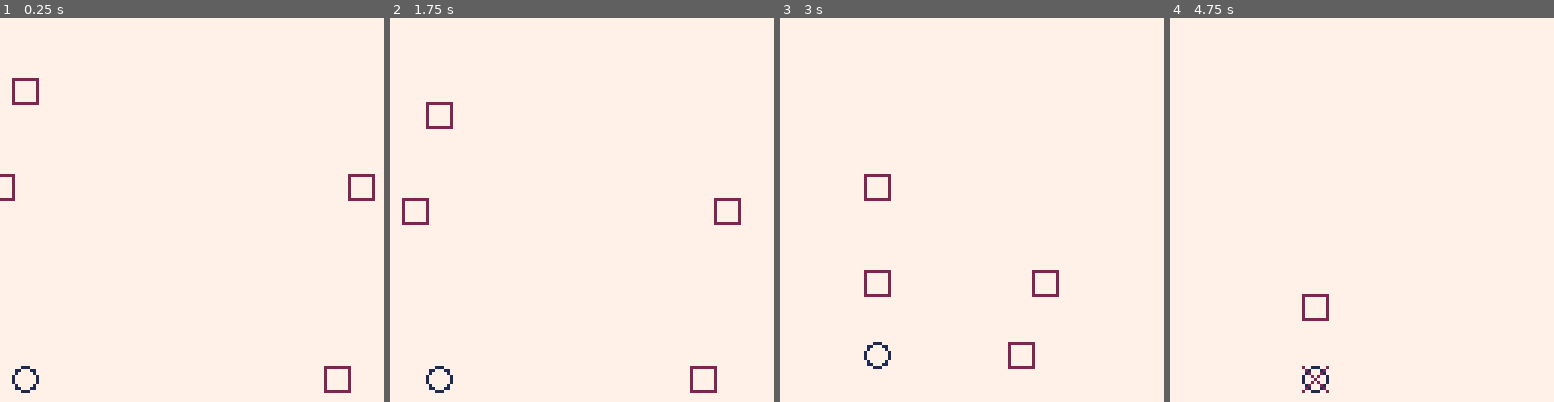
Above: before the commit, frames 1-4 (left to right).
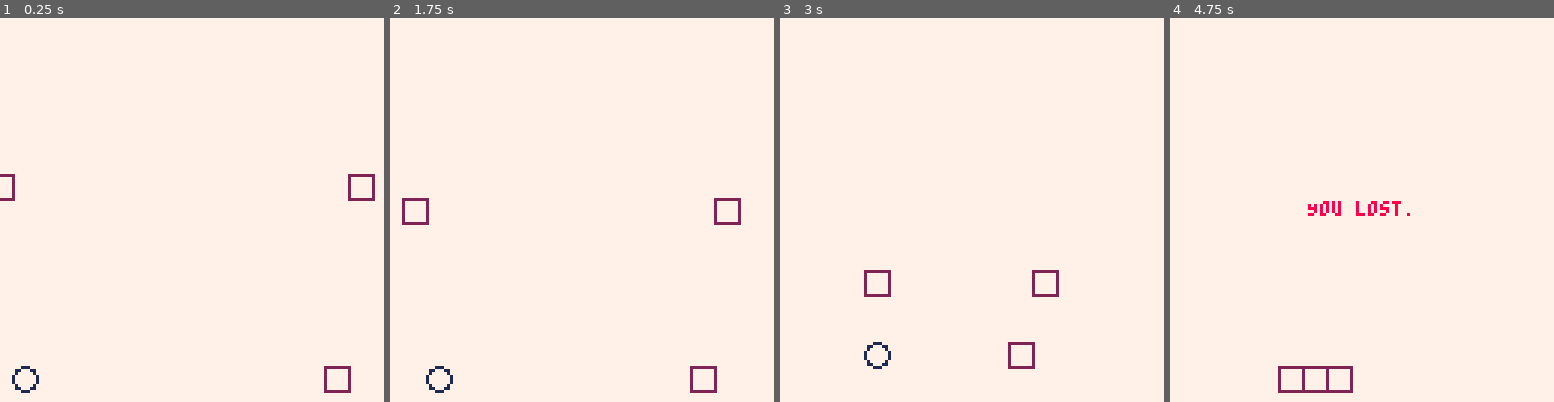
Above: after the commit, the same moments.

Repository: metageek/time-twister
Game: PICO-8 cartridge pico-8/tt.p8
The game is run twice, just before and just after one commit, with the same random seed, the same clock (stepped at 60 frames per second) and the same inputs.
Inputs:
- Up to frame 1 (0.25 s): no input
- Up to frame 2 (1.75 s): hold Right from 1.6 s (still down)
- Up to frame 3 (3 s): release Right at 2.1 s; hold Up 2.15-2.42 s; hold Right from 2.47 s (still down)
- Up to frame 4 (4.75 s): release Right at 3.03 s; hold Left 3.08-3.58 s; hold Down 3.63-3.97 s; hold Right 4.02-4.68 s; hold Up from 4.73 s (still down)

The runs differ from the first frame. In frame 1, 0.2% of the frame differs, in the area x 3-11%, y 15-23%; in frame 2, 0.2%; in frame 3, 0.2%; in frame 4, 1.2%, in the area x 28-63%, y 47-98%.

Commit message:
Win/lose detection

Diff:
--- a/pico-8/tt.lua
+++ b/pico-8/tt.lua
@@ -1,7 +1,16 @@
+function say(s)
+   print(s, 64 - (#s*2), 61, 8)
+end
+
 function mkPlayer()
    local p = {}
    p.x = rndCoord()
    p.y = rndCoord()
+
+   -- 0: running
+   -- 1: won
+   -- 2: lost
+   p.state = 0
 
    p.dx = function ()
       if btnp(1)
@@ -26,6 +35,10 @@
       end
    end
    p.update = function()
+      if p.state ~= 0
+      then return false
+      end
+
       local dx = p.dx()
       local dy = p.dy()
       p.x += dx
@@ -34,7 +47,26 @@
    end
 
    p.draw = function()
-      circ(p.x, p.y, 4, 1)
+      if p.state == 0
+      then circ(p.x, p.y, 4, 1)
+      elseif p.state == 1
+      then say("You won!")
+      else say("You lost.")
+      end
+   end
+
+   p.win = function()
+      if p.state == 0
+      then
+         p.state = 1
+      end
+   end
+
+   p.lose = function()
+      if p.state == 0
+      then
+         p.state = 2
+      end
    end
 
    return p
@@ -96,22 +128,28 @@
 function mkSwarm(n)
    local swarm = { robots={} }
 
-   for i=0,n
+   swarm.numLeft = n
+
+   for i=1,n
    do
       swarm.robots[i] = mkRobot()
    end
 
    swarm.update = function()
-      for i=0,n
+      for i=1,n
       do
          swarm.robots[i].update()
       end
       crashed = {}
-      for i=0,n
+      for i=1,n
       do
+         if swarm.robots[i].exists and swarm.robots[i].collides(player)
+         then
+            player.lose()
+         end
          for j=i+1,n
          do
-            if swarm.robots[i].collides(swarm.robots[j])
+            if swarm.robots[i].exists and swarm.robots[i].collides(swarm.robots[j])
             then
                crashed[#crashed + 1] = i
                crashed[#crashed + 1] = j
@@ -120,12 +158,21 @@
       end
       for i, r in ipairs(crashed)
       do
-         swarm.robots[r].exists = false
+         if swarm.robots[r].exists
+         then
+            swarm.numLeft -= 1
+            swarm.robots[r].exists = false
+         end
+      end
+
+      if swarm.numLeft == 0
+      then
+         player.win()
       end
    end
 
    swarm.draw = function()
-      for i=0,n
+      for i=1,n
       do
          swarm.robots[i].draw()
       end
